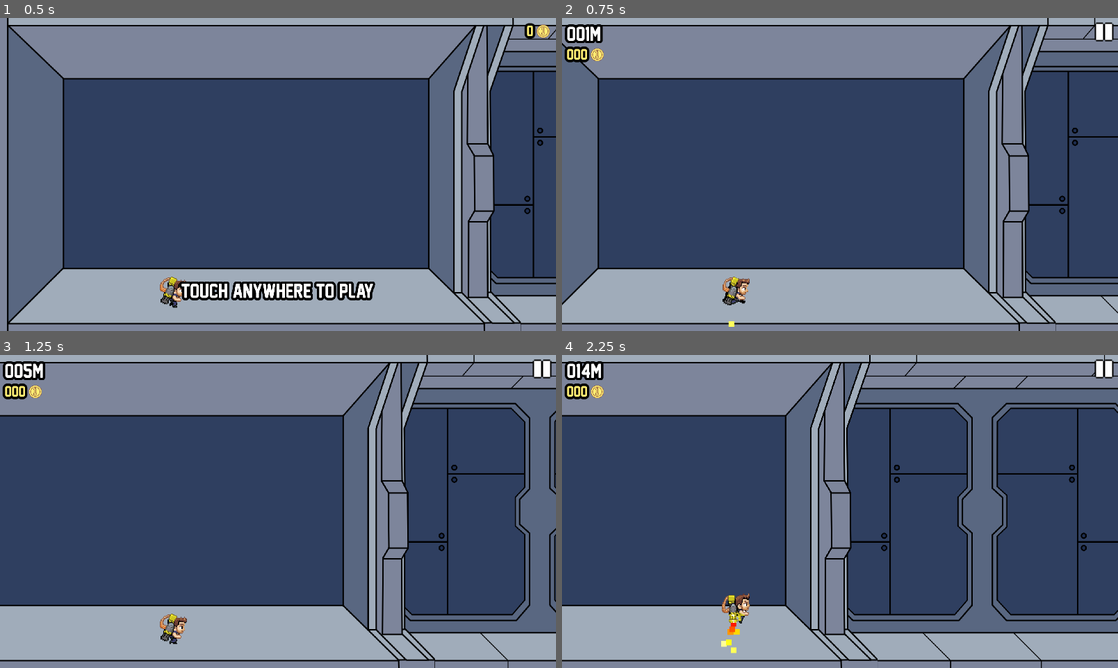
Above: before the commit, frames 1-4 (two rows, left to right).
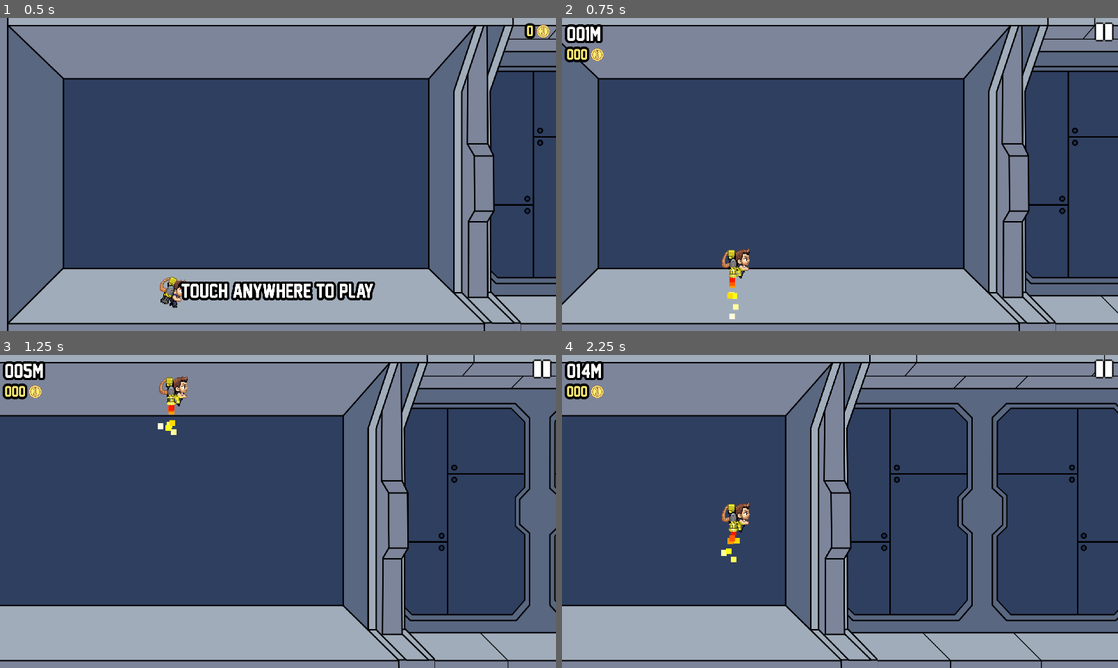
Above: after the commit, the same moments.

Repository: reyvanomario/data-dash
Game: Godot game, scene res://stages/main/main.tscn
Two runs of this game, one before a commit and one after it. Both use one fixed random seed, a clock stepped at 60 frames per second and the inputs below.
Inputs (mouse positions are in pixels of both pictures, inside the frame that each line leads up to):
- Up to frame 1 (0.5 s): no input
- Up to frame 2 (0.75 s): tap Enter at 0.5 s; move the mouse to (962, 158) at 0.52 s; press the mouse at (962, 158) at 0.53 s
- Up to frame 3 (1.25 s): no input
- Up to frame 4 (2.25 s): move the mouse to (728, 527) at 1.27 s; release the mouse at (728, 527) at 1.28 s; click (728, 527) at 1.35 s; move the mouse to (895, 442) at 2.02 s; press the mouse at (895, 442) at 2.03 s

Frame 1 is identical in both runs. In frame 2, 0.7% of the frame differs, in the area x 28-34%, y 73-99%; in frame 3, 0.8%; in frame 4, 0.9%, in the area x 28-34%, y 47-96%.

Commit message:
Fix bug with spawner timer not stopping, and some other adjustments

Diff:
--- a/entities/collectable/coin/spawner/coin_spawner.gd
+++ b/entities/collectable/coin/spawner/coin_spawner.gd
@@ -12,11 +12,19 @@
 	super._ready()
 	add_child(between_coins_timer)
 
-func spawn(spawn_point: Vector2) -> void:
+func on_time_to_spawn() -> void:
+	timer.stop()
+	var spawn_point = SpawnerManager.get_available_spawn_point()
+	if spawn_point is not Vector2:
+		timer.start(get_time())
+		return
+
 	var amount = randi_range(5, 10)
 	for c in amount:
-		super.spawn(spawn_point)
 		var interval_divider = GameManager.speed / GameManager.Speed.START
 		between_coins_timer.start(0.3 / interval_divider)
+		spawn(spawn_point)
 		await between_coins_timer.timeout
+
+	finished_spawning.emit(spawn_point)
 #endregion
--- a/entities/player/player.gd
+++ b/entities/player/player.gd
@@ -46,13 +46,12 @@
 	)
 	destructable_2d.destroyed.connect(func(): GameManager.game = GameManager.Game.OVER)
 
-func _unhandled_input(event: InputEvent) -> void:
-	jetpack_activated = event.get_action_strength('fly') > 0
-
 func _process(delta: float) -> void:
 	# for now, just ignore all physics if the game is over
 	if GameManager.game == GameManager.Game.OVER:
 		return
+
+	jetpack_activated = Input.is_action_pressed('fly')
 
 	if jetpack_activated:
 		jetpack_force += JETPACK_FORCE_INCREMENT_STEP * delta
--- a/entities/zapper/zapper.gd
+++ b/entities/zapper/zapper.gd
@@ -49,8 +49,8 @@
 	spawnable.root_node = self
 	spawnable.spawned.connect(func(_spawn_point: Vector2, _target_node: Node2D):
 		var is_within_rotatable_boundary: bool = position.y >= can_rotate_within_boundary_min and position.y <= can_rotate_within_boundary_max
-		is_rotating = is_within_rotatable_boundary and randi_range(0, 4) == 0
-		rotation_degrees = 90 if !is_within_rotatable_boundary or randi_range(0, 2) == 0 else 0
+		is_rotating = is_within_rotatable_boundary and randi_range(0, 2) == 0
+		rotation_degrees = 90 if !is_within_rotatable_boundary else 0
 	)
 
 func _process(delta: float) -> void:
--- a/utilities/spawner/spawner.gd
+++ b/utilities/spawner/spawner.gd
@@ -56,12 +56,13 @@
 
 ## What should happen when it's time to spawn?
 func on_time_to_spawn() -> void:
+	timer.stop()
 	var spawn_point = SpawnerManager.get_available_spawn_point()
 	if spawn_point is not Vector2:
 		timer.start(get_time())
 		return
 
-	await spawn(spawn_point)
+	spawn(spawn_point)
 	finished_spawning.emit(spawn_point)
 
 ## What should happen when the spawner just finished spawning?
